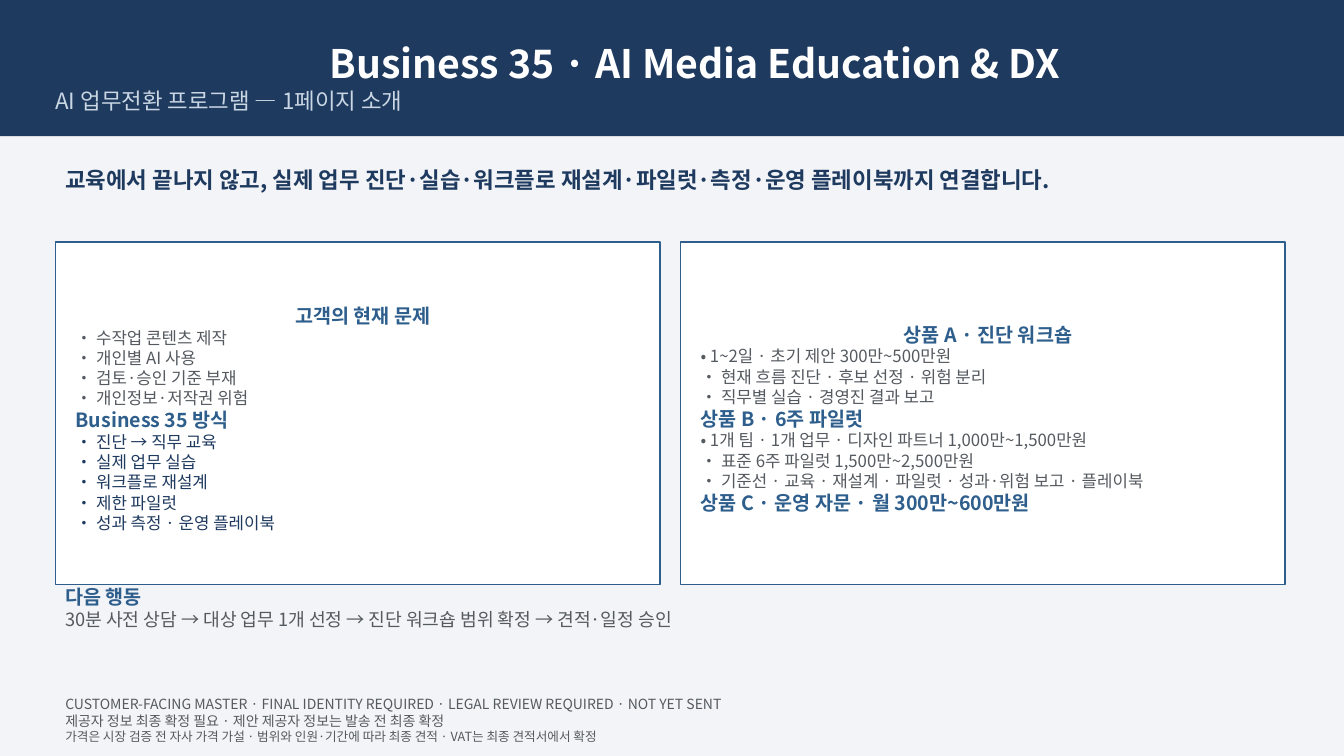
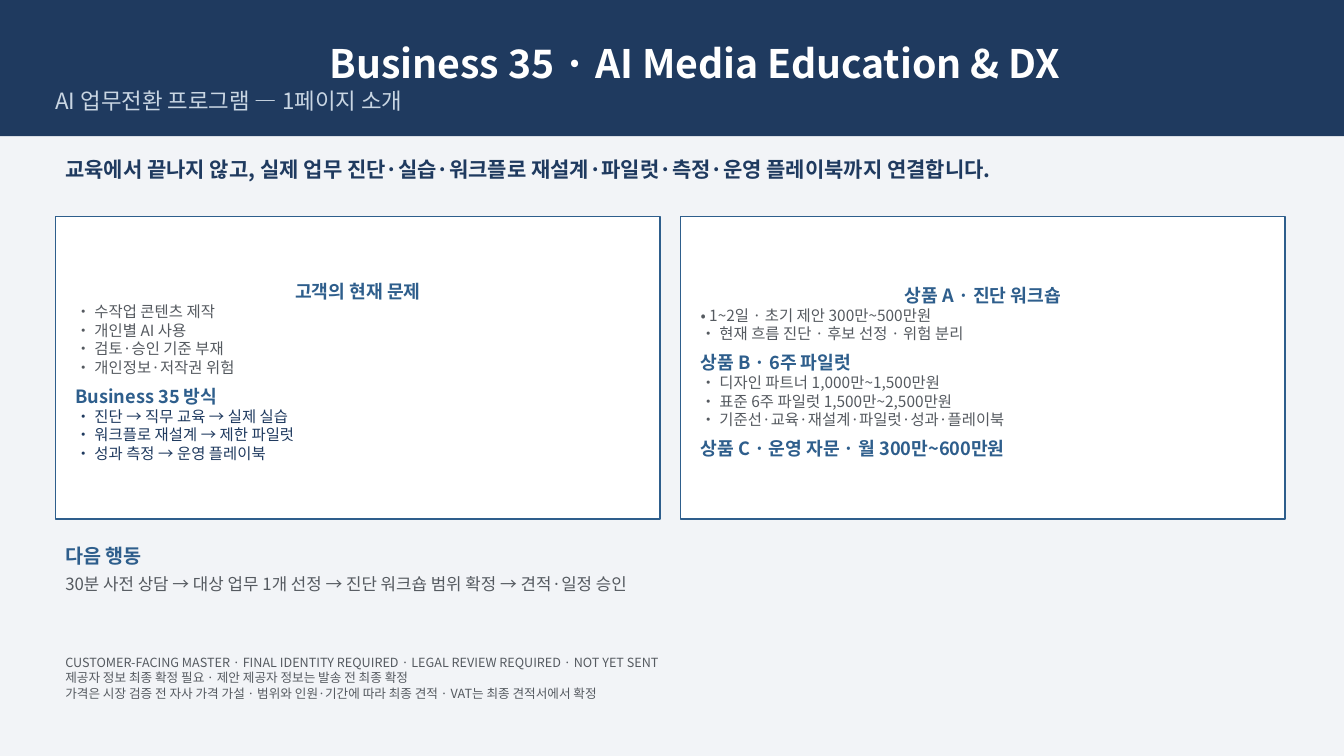
Before and after one commit to skerishKang/ai-revenue-lab, a slide deck: slide 1 of docs/commercial/business-35-ai-media-education-dx/customer-package/Business35_OnePage_Offer_Source.pptx. Drawn at 1344x756 pixels with LibreOffice and Linux fonts; fonts in the diff are those of the drawing. Boxes give left, top, right and bottom in pixels: in the first picture for what was removed or moved away, otherwise in the second. Text is boxed around its words. In the diff, an @@ line names an element or a change of style, - is before the commit and + after.

```diff
--- a/docs/commercial/business-35-ai-media-education-dx/customer-package/Business35_OnePage_Offer_Source.pptx
+++ b/docs/commercial/business-35-ai-media-education-dx/customer-package/Business35_OnePage_Offer_Source.pptx
@@ text "교육에서 끝나지 않고, 실제 업무 ...": place and size @@
-text "교육에서 끝나지 않고, 실제 업무 ..." at (65, 169, 1050, 193)
+text "교육에서 끝나지 않고, 실제 업무 ..." at (65, 159, 991, 181)
@@ text "교육에서 끝나지 않고, 실제 업무 ..." at (65, 159, 991, 181): size 16 to 15 pt @@
@@ rectangle "고객의 현재 문제": place and size @@
-rectangle "고객의 현재 문제" at (55, 242, 660, 585)
+rectangle "고객의 현재 문제" at (55, 217, 660, 519)
@@ rectangle "상품 A · 진단 워크숍": place and size @@
-rectangle "상품 A · 진단 워크숍" at (681, 242, 1286, 585)
+rectangle "상품 A · 진단 워크숍" at (681, 217, 1286, 519)
@@ text in rectangle at (701, 286, 1061, 457): size 14 to 13 pt in "상품 A · 진단 워크숍", "상품 B · 6주 파일럿", "상품 C · 운영 자문 · 월 ..."; size 12 to 11 pt in "• 1~2일 · 초기 제안 300만~500만원", "• 현재 흐름 진단 · 후보 선정 ...", "• 표준 6주 파일럿 1,500만~2,500만원"; more space between paragraphs @@
@@ text in rectangle at (76, 304, 234, 405): size 14 to 13 pt in "고객의 현재 문제", "Business 35 방식"; size 12 to 11 pt in "• 수작업 콘텐츠 제작", "• 개인별 AI 사용", "• 검토·승인 기준 부재", "• 개인정보·저작권 위험"; more space between paragraphs @@
@@ text in rectangle at (719, 375, 940, 391): text changed; size 12 to 11 pt @@
-• 1개 팀 · 1개 업무 · 디자인 파트너 1,000만~1,500만원
+• 디자인 파트너 1,000만~1,500만원
@@ text in rectangle at (721, 389, 935, 405): paragraph removed @@
-• 직무별 실습 · 경영진 결과 보고
@@ text in rectangle at (94, 409, 295, 461): text changed; size 12 to 11 pt @@
-• 진단 → 직무 교육
-• 실제 업무 실습
-• 워크플로 재설계
-• 제한 파일럿
-• 성과 측정 · 운영 플레이북
+• 진단 → 직무 교육 → 실제 실습
+• 워크플로 재설계 → 제한 파일럿
+• 성과 측정 → 운영 플레이북
@@ text in rectangle at (719, 412, 1004, 426): text changed; size 12 to 11 pt @@
-• 기준선 · 교육 · 재설계 · 파일럿 · 성과·위험 보고 · 플레이북
+• 기준선·교육·재설계·파일럿·성과·플레이북
@@ text "다음 행동": place and size @@
-text "다음 행동" at (65, 583, 671, 628)
+text "다음 행동" at (65, 546, 627, 592)
@@ text at (65, 576, 627, 592): size 13 to 12 pt in "30분 사전 상담 → 대상 업무 1개 ..."; more space between paragraphs @@
@@ text "CUSTOMER-FACING MASTER · FINAL IDENTITY ...": place and size @@
-text "CUSTOMER-FACING MASTER · FINAL IDENTITY ..." at (65, 698, 721, 742)
+text "CUSTOMER-FACING MASTER · FINAL IDENTITY ..." at (65, 657, 659, 699)
@@ text at (65, 657, 659, 683): size 10 to 9 pt in "CUSTOMER-FACING MASTER · FINAL IDENTITY REQUIRED · ...", "제공자 정보 최종 확정 필요 · 제안 ..." @@
```
Also in this commit, not shown: 25 other files.
